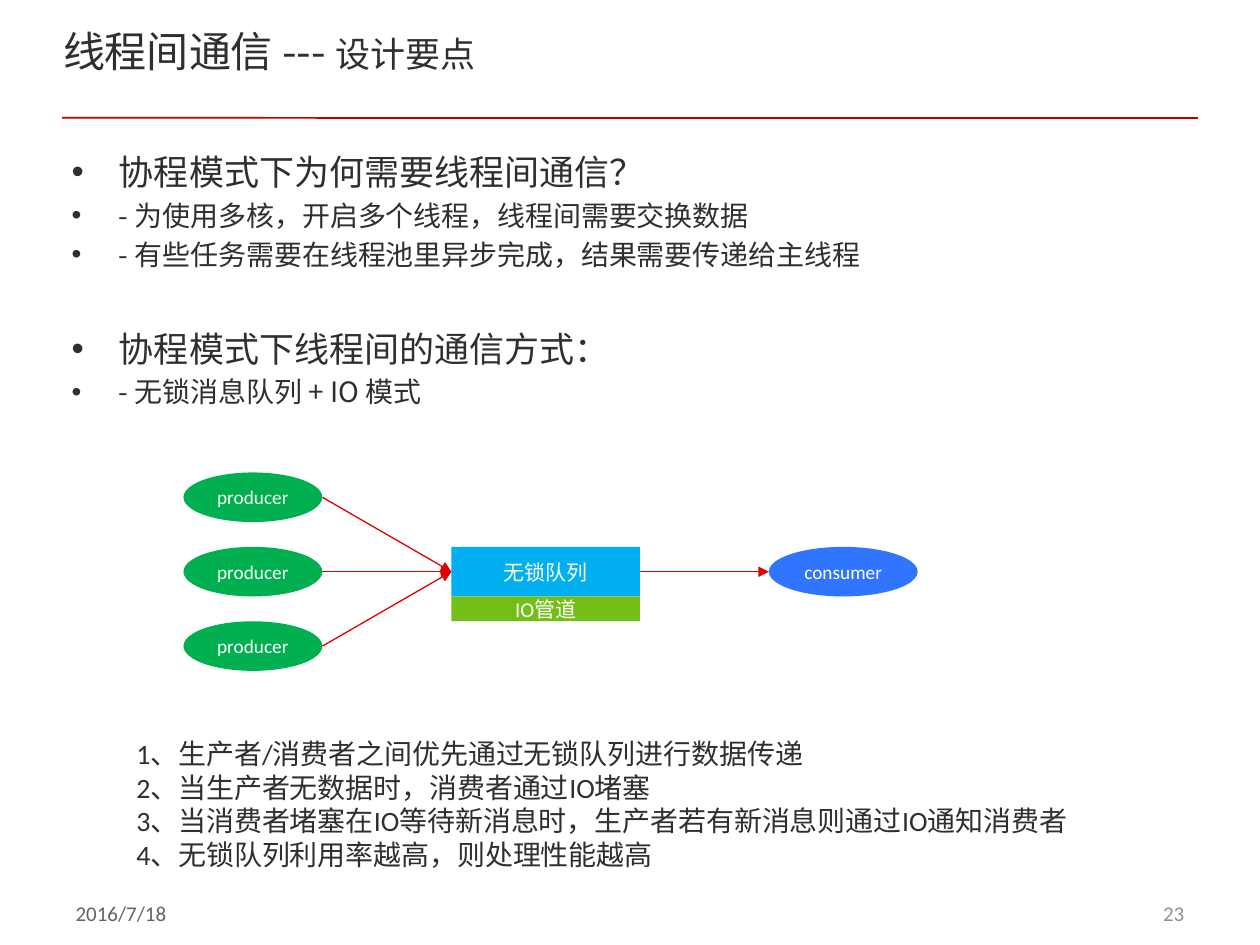
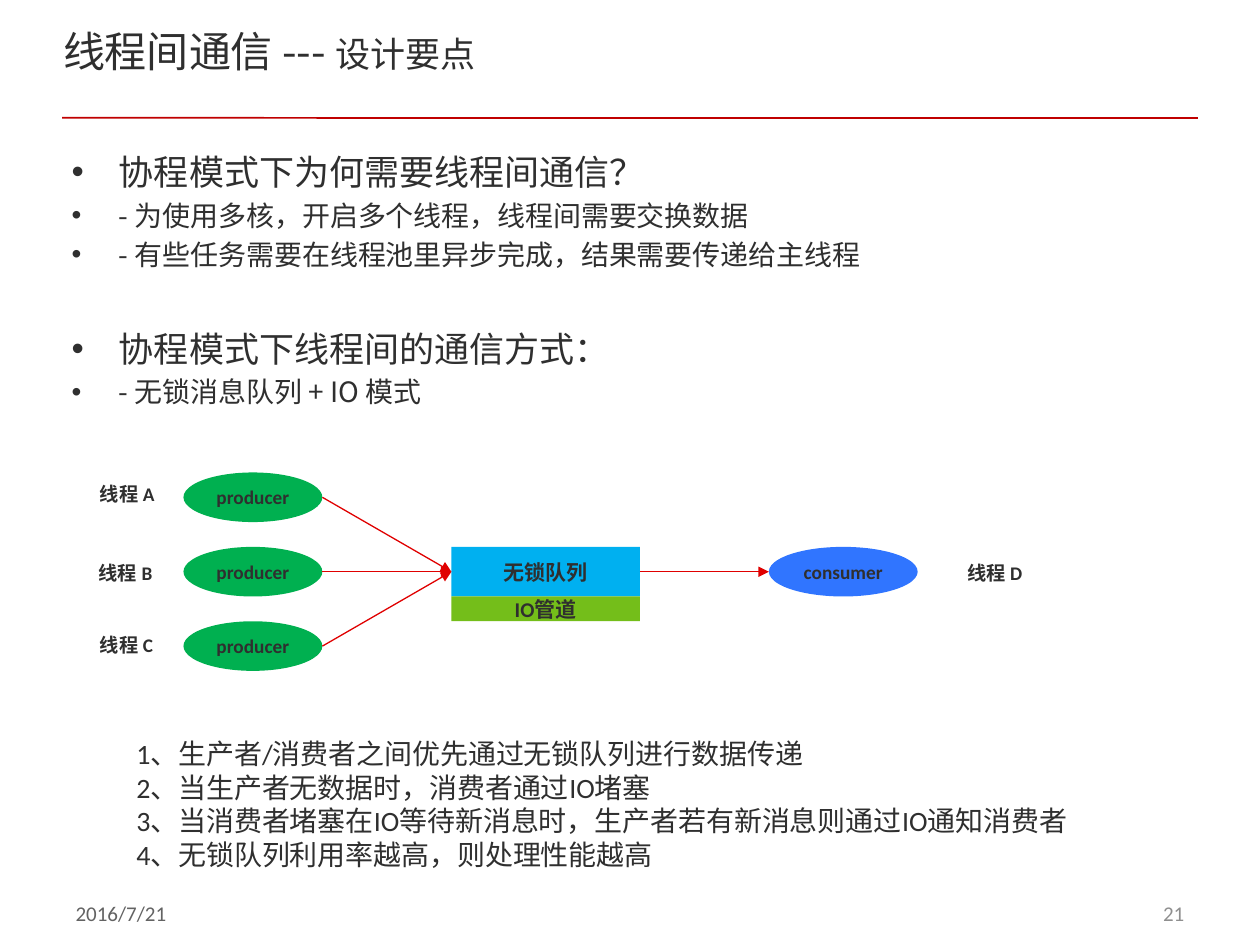
Before and after one commit to cnsuhao/developkit-acl, a slide deck: slide 21 of doc/acl_fiber.pptx (slide 23 before the commit). Drawn at 1260x945 pixels with LibreOffice and Linux fonts; fonts in the diff are those of the drawing; background and template pictures are left out. Boxes give left, top, right and bottom in pixels: in the first picture for what was removed or moved away, otherwise in the second. Text is boxed around its words. In the diff, an @@ line names an element or a change of style, - is before the commit and + after.

```diff
--- a/doc/acl_fiber.pptx
+++ b/doc/acl_fiber.pptx
@@ text added at <box>100,484,155,503</box>, 11 pt, text #2F2F2F, bold @@
+线程 A
@@ text added at <box>99,563,153,582</box>, 11 pt, text #2F2F2F, bold @@
+线程 B
@@ text added at <box>967,563,1022,582</box>, 11 pt, text #2F2F2F, bold @@
+线程 D
@@ text colour #FFFFFF to #2F2F2F, bold on in 6 elements at <box>451,547,640,596</box>, <box>184,472,323,522</box>, <box>184,547,323,596</box>, <box>184,621,323,670</box>, <box>769,547,917,596</box>, <box>451,596,640,621</box> @@
@@ text added at <box>100,635,153,654</box>, 11 pt, text #2F2F2F, bold @@
+线程 C
@@ text at <box>76,906,167,922</box>: text changed @@
-2016/7/18
+2016/7/21
@@ page number at <box>1163,907,1184,921</box>: text changed @@
-23
+21
```
Also in this commit, not shown: 24 other slides changed, 4 slides added, 1 slide removed, 13 other files.
